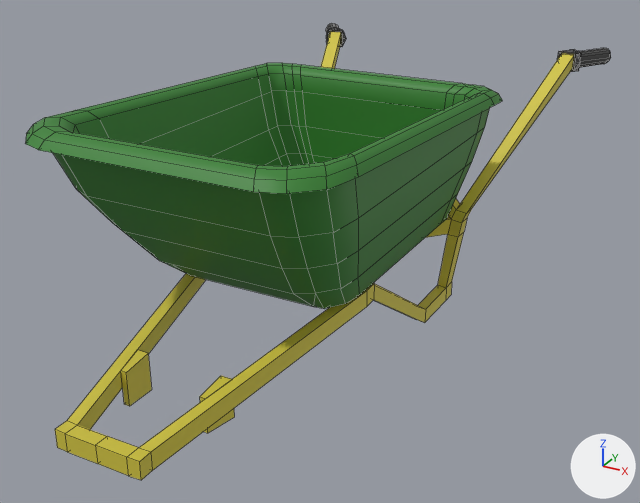
A saved change to the FBX model Assets/Models/wheelbarrow.fbx.
One viewpoint serves both versions: a camera (50 mm lens) standing at (1.521, -2.77, 1.56) and looking at (0.003, -0.01, 0.18). The lights are fixed; the arrows at lower right show +X, +Y and +Z. Mesh edges are drawn as thin lines. Where no turn or scale is listed for an object, it has been applied to the vertices.
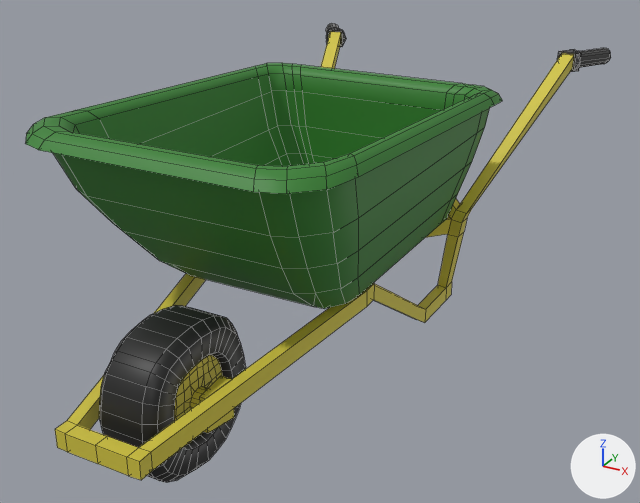
The newer file is also turned or shifted as a whole; pictures and numbers use the older file's frame.

The change in detail:
Material 'lambert3' (mat_lambert3) is new.
Its base color is (0.017, 0.017, 0.017) (black #232323).
Mesh me_mesh_001 is new.
It has 402 vertices, 416 faces and spans x -0.146..0.146, y -0.254..0.254, z -0.248..0.248.
Faces by material slot: [248, 168].
It uses material mat_lambert3 (black #232323).
It uses material mat_phong4 (yellow #d2c43f).
Object 'pCube7' (ob_pcube7) is new; it shows me_mesh_001.
Its location is (0.002, -0.932, 0.06).

What differs and where, as boxes (x1, y1, x2, y2) in the pictures (640 x 503 px):
'pCube7', added (black): after (99, 305, 246, 482)
    faces in mat_lambert3 (black #232323): (99, 305, 246, 482)
    faces in mat_phong4 (yellow #d2c43f): (174, 355, 222, 437)
